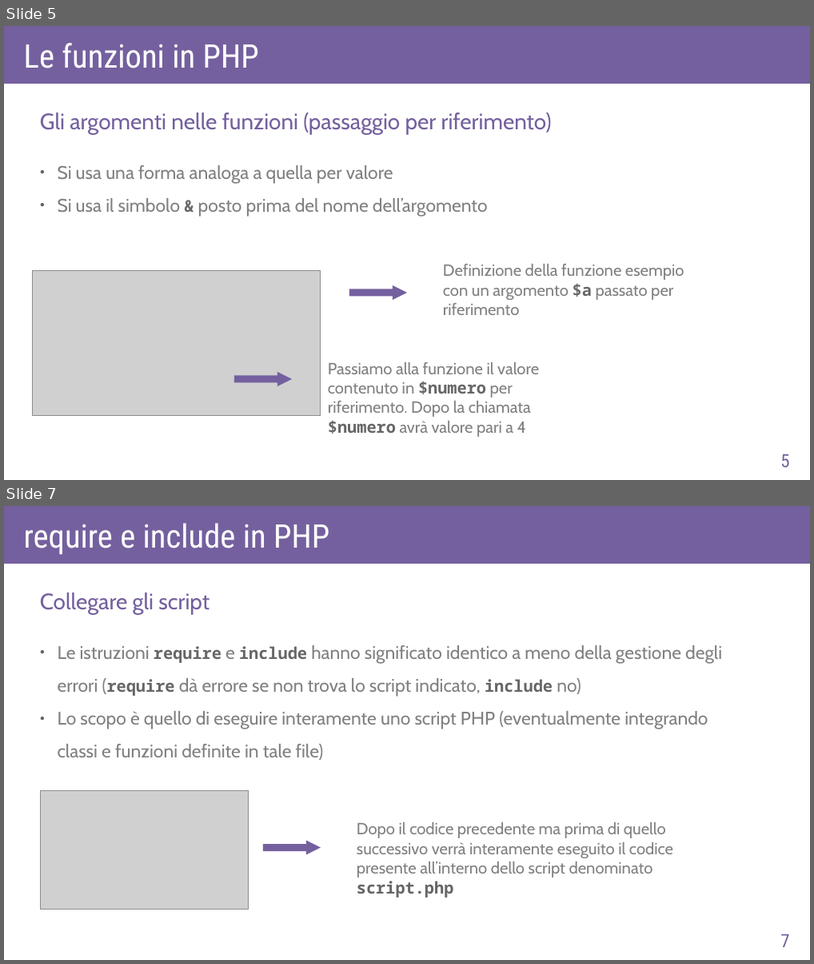
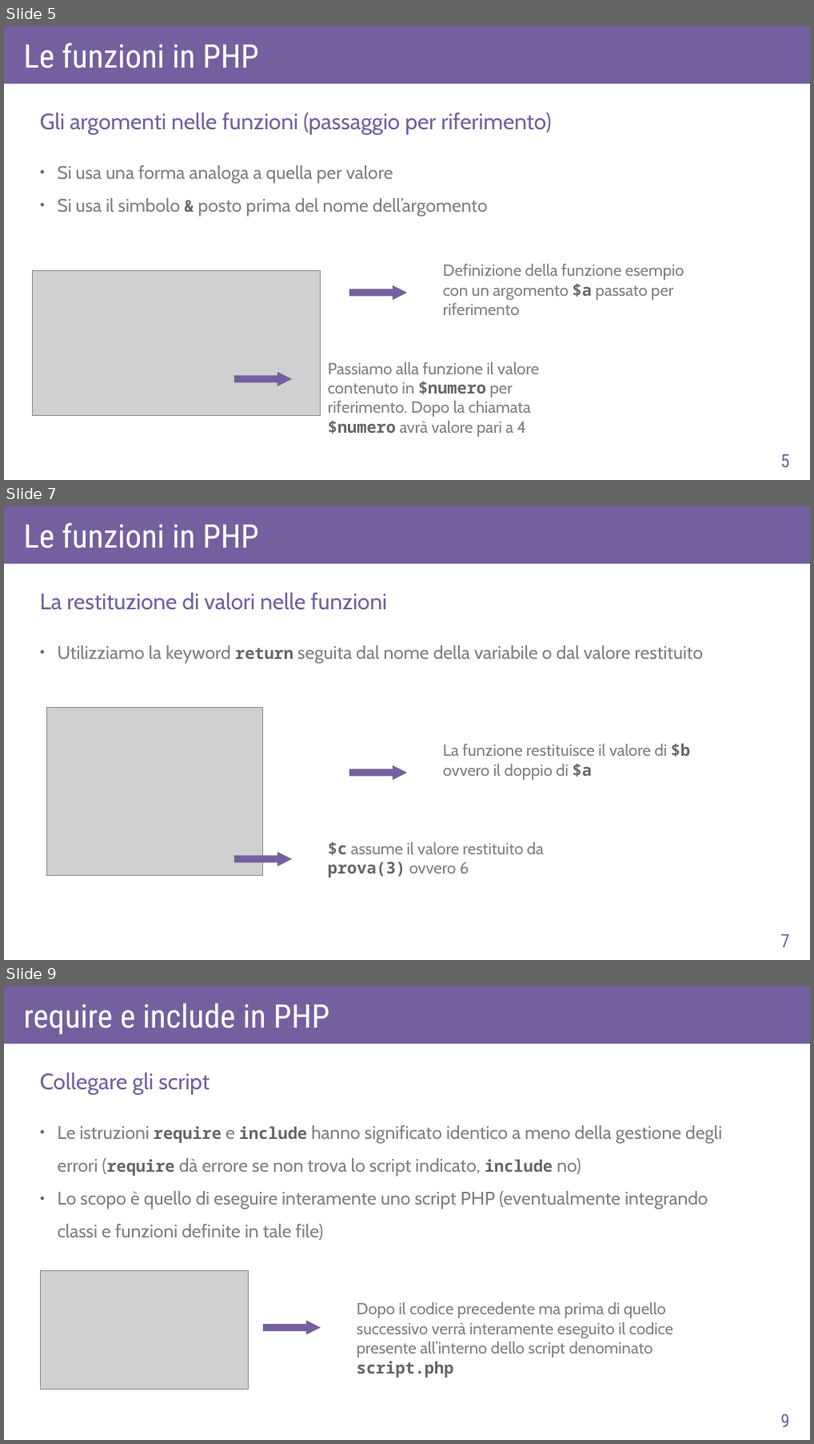
Before and after one commit to AlexF1789/corsoPHP, a slide deck: slide_odp/lez3.odp. Shown one above the other, each under a label of ours: slides 5 and 7 before the commit, slides 5, 7 and 9 after it; the slides between them are not shown. The pictures are 814x964 and 814x1444 pixels, drawn with LibreOffice and Linux fonts; fonts in the diff are those of the drawing; grey boxes stand for pictures. Boxes give left, top, right and bottom in pixels: in the first picture for what was removed or moved away, otherwise in the second. Text is boxed around its words. In the diff, an @@ line names an element or a change of style, - is before the commit and + after.

```diff
--- a/slide_odp/lez3.odp
+++ b/slide_odp/lez3.odp
@@ slide 7 added at [4,506,810,960], background #FFFFFF @@
@@ rectangle added at [4,506,810,564], fill #74609E @@
@@ text added at [24,523,259,548], 32 pt, text #FFFFFF @@
+Le funzioni in PHP
@@ text added at [40,592,387,610], 22 pt, text #74609E @@
+La restituzione di valori nelle funzioni
@@ text added at [58,645,703,664], 18 pt, text #808080 @@
+● Utilizziamo la keyword return seguita dal nome della variabile o dal valore restituito
@@ picture added at [47,708,263,876] @@
@@ text added at [443,743,690,780], 16 pt, text #808080 @@
+La funzione restituisce il valore di $b ovvero il doppio di $a
@@ right arrow added at [350,765,407,780], fill #74609E @@
@@ text added at [328,841,544,877], 16 pt, text #808080 @@
+$c assume il valore restituito da prova(3) ovvero 6
@@ right arrow added at [234,852,292,866], fill #74609E @@
@@ page number added at [781,934,790,947], 18 pt, text #74609E @@
+7
@@ what was slide 7 is now slide 9 @@
@@ page number at [781,1413,790,1427]: text changed @@
-7
+9
```
Also in this commit, not shown: 2 slides changed, 2 other slides added, 1 slide removed, 12 other files.
